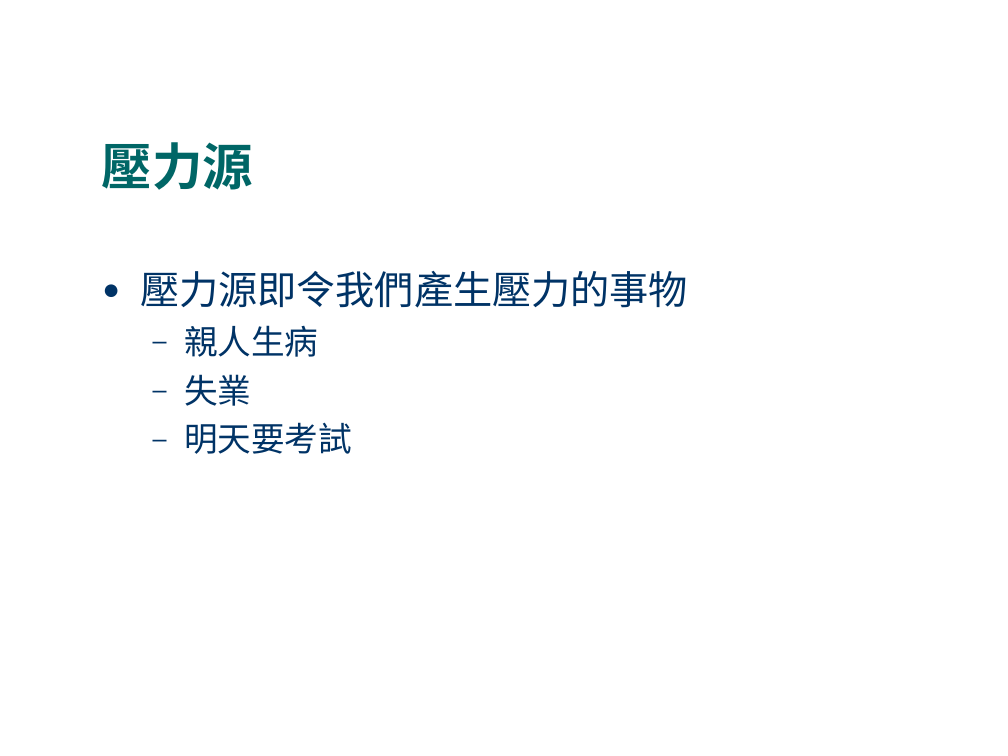
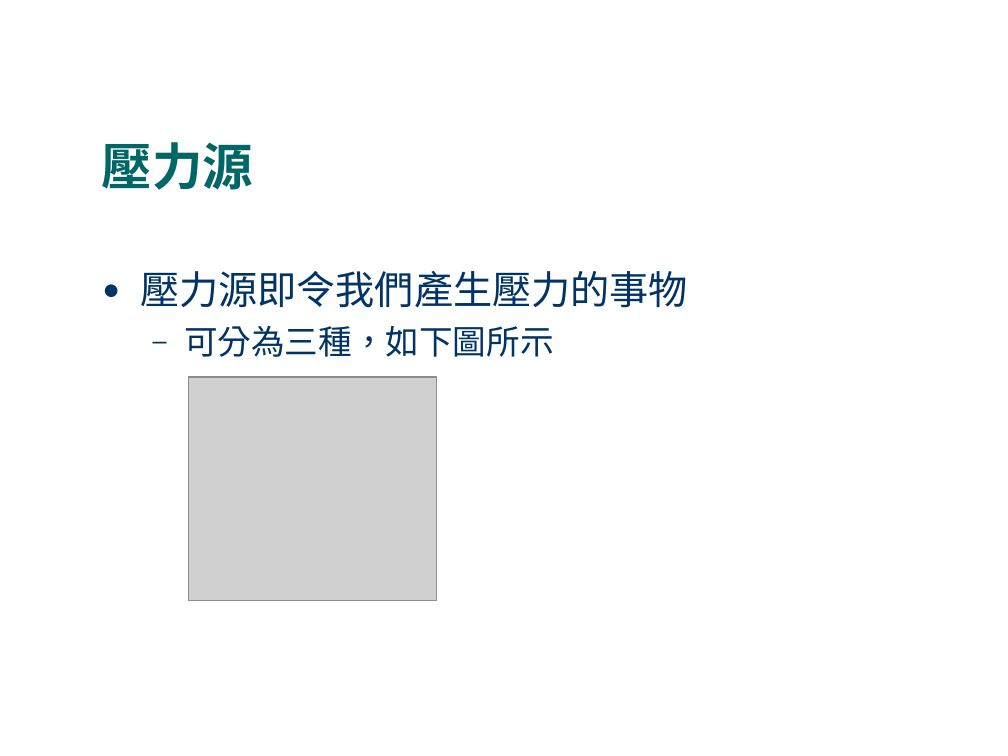
Before and after one commit to fhopecc/stxt, a slide deck: slide 8 of doc/tutorial/home_care.odp. Drawn at 1008x756 pixels with LibreOffice and Linux fonts; fonts in the diff are those of the drawing; grey boxes stand for pictures. Boxes give left, top, right and bottom in pixels: in the first picture for what was removed or moved away, otherwise in the second. Text is boxed around its words. In the diff, an @@ line names an element or a change of style, - is before the commit and + after.

```diff
--- a/doc/tutorial/home_care.odp
+++ b/doc/tutorial/home_care.odp
@@ text at [184, 326, 554, 357]: text changed @@
-  – 親人生病
-  – 失業
-  – 明天要考試
+  – 可分為三種，如下圖所示
@@ picture added at [188, 377, 436, 601] @@
```
Also in this commit, not shown: 3 slides added, 11 other files.
